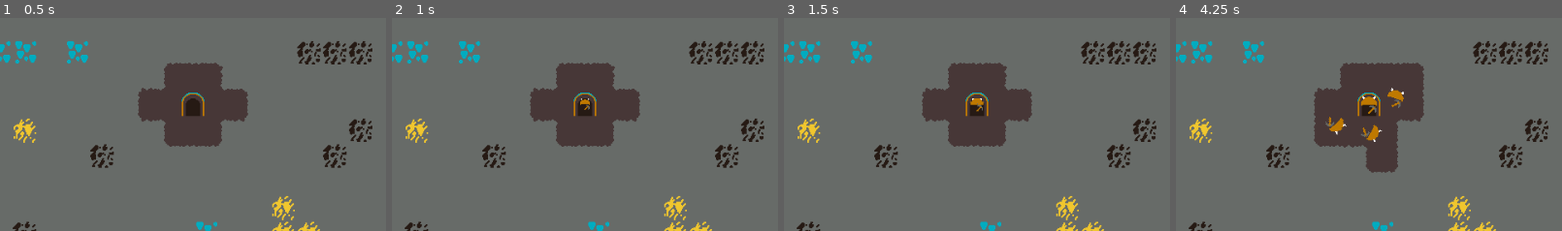
Above: before the commit, frames 1-4 (left to right).
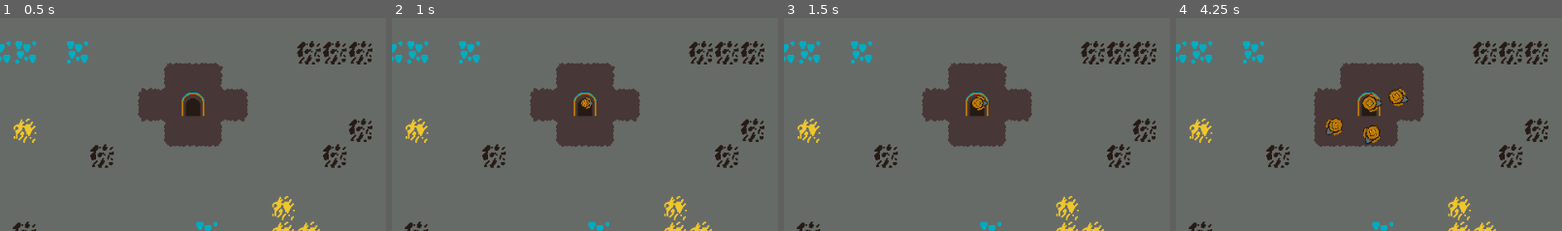
Above: after the commit, the same moments.

Repository: where-fore/dwarves
Game: Godot game, scene res://loose/main_game.tscn
Same seed, same stepped clock (60 frames per second), same inputs: the game is played once before the commit and once after it.
Inputs (mouse positions are % of the whole screen's width and height, from its top left):
- Up to frame 1 (0.5 s): no input
- Up to frame 2 (1 s): click "Everyone, get in here!" at 0.5 s
- Up to frame 3 (1.5 s): click "Everyone, get in here!" at 1.25 s
- Up to frame 4 (4.25 s): click "Everyone, get in here!" at 2 s; tap Enter at 2.75 s; move the mouse to (72, 46) at 2.77 s; tap 1 at 2.85, 3.6 s; click (72, 46) at 2.92 s; move the mouse to (30, 56) at 3.52 s; click (30, 56) at 3.67 s
The pictures show only the part of the screen within x 25-75%, y 31-81%; the shares and areas given below are measured in that part.

Frame 1 is identical in both runs. In frame 2, less than 0.1% of the frame differs, in the area x 48-52%, y 36-44%; in frame 3, 0.2%; in frame 4, 2.0%, in the area x 38-61%, y 32-73%.

Commit message:
new dwarf
looks different? better? has a drill? tweak its dig box too

Diff:
--- a/project/loose/dwarf.tscn
+++ b/project/loose/dwarf.tscn
@@ -1,7 +1,7 @@
 [gd_scene load_steps=4 format=3 uid="uid://n7uc5yvkduvw"]
 
-[ext_resource type="Texture2D" uid="uid://hswhohxekmdy" path="res://sprites/dwarf.png" id="1_ldkcw"]
 [ext_resource type="Script" uid="uid://bcf6bncv4i181" path="res://loose/dwarf.gd" id="1_t5v1m"]
+[ext_resource type="Texture2D" uid="uid://dcr55y11u51x0" path="res://sprites/dwarf_two.png" id="2_t5v1m"]
 
 [sub_resource type="CircleShape2D" id="CircleShape2D_t5v1m"]
 
@@ -10,7 +10,8 @@
 mining_detection_raycasts = [NodePath("RayCast2D"), NodePath("RayCast2D2"), NodePath("RayCast2D3")]
 
 [node name="Sprite2D" type="Sprite2D" parent="."]
-texture = ExtResource("1_ldkcw")
+rotation = -1.5707964
+texture = ExtResource("2_t5v1m")
 
 [node name="NavigationAgent2D" type="NavigationAgent2D" parent="."]
 debug_use_custom = true
@@ -20,10 +21,10 @@
 shape = SubResource("CircleShape2D_t5v1m")
 
 [node name="RayCast2D" type="RayCast2D" parent="."]
-target_position = Vector2(15, -10)
+target_position = Vector2(12, -12)
 
 [node name="RayCast2D2" type="RayCast2D" parent="."]
-target_position = Vector2(15, 10)
+target_position = Vector2(12, 12)
 
 [node name="RayCast2D3" type="RayCast2D" parent="."]
-target_position = Vector2(20, 0)
+target_position = Vector2(18, 0)
Binary file added: project/sprites/dwarf_two.png
Not shown, added: project/sprites/dwarf_two.png.import
Not shown, changed: dwarves to do.txt
